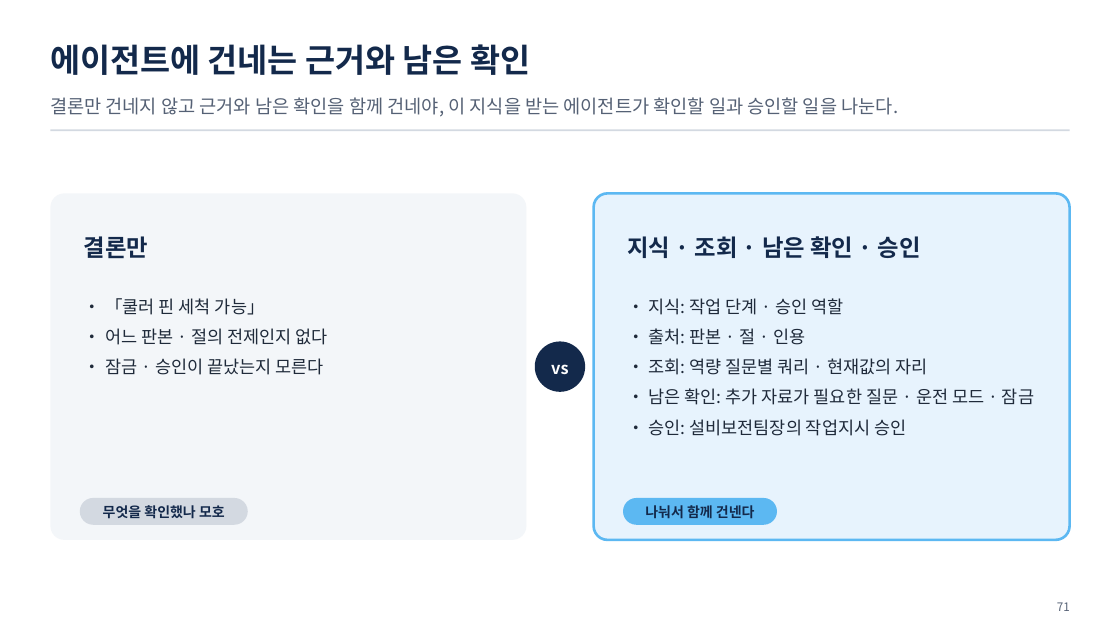
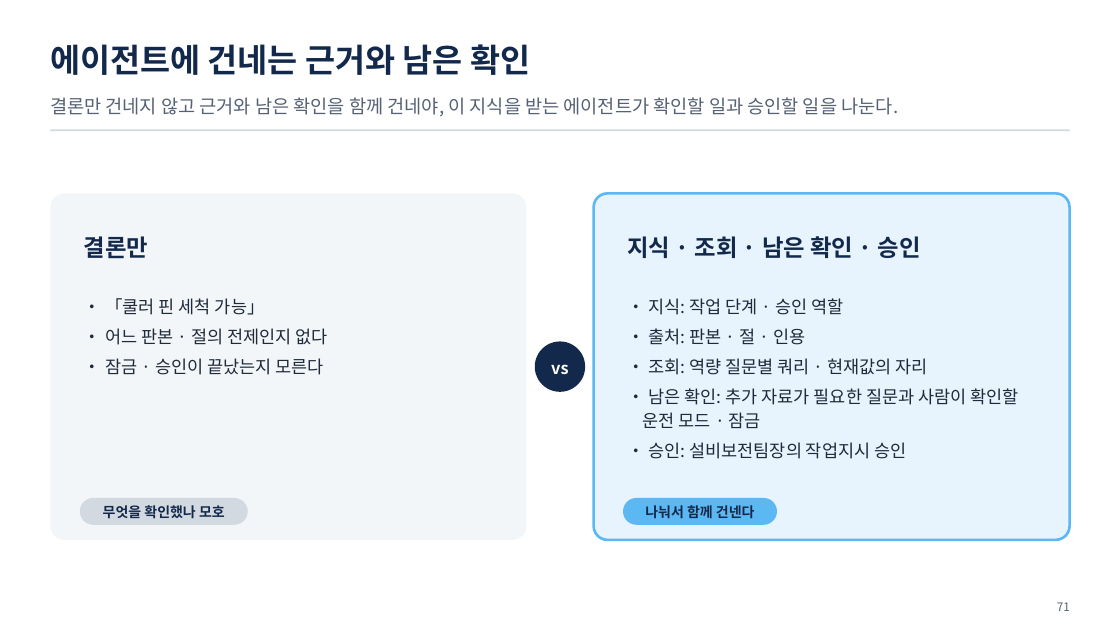
Before and after one commit to uengine-oss/hyd-iot-edu, a slide deck: slide 71 of workspace/강의제작/산출물/실전반/이론/03회차/실전반_03일차.pptx. Drawn at 1120x630 pixels with LibreOffice and Linux fonts; fonts in the diff are those of the drawing. Boxes give left, top, right and bottom in pixels: in the first picture for what was removed or moved away, otherwise in the second. Text is boxed around its words. In the diff, an @@ line names an element or a change of style, - is before the commit and + after.

Commit message:
실전반 3회차 V-10 · D-9 마무리 — 60 · 62장 화면에 기대 답과 견준 결과 · 전후 그래프 비교, 71장 「잠금」 낱말 떨어짐 고침(장확정 79/79) · 02편 41 · 43장과 03편(55~79장) 영상 제작 입력(강조 28 · 18 · 장별점검표 79/79 · 쉼 23구획 · 제작 명령 절)

```diff
--- a/workspace/강의제작/산출물/실전반/이론/03회차/실전반_03일차.pptx
+++ b/workspace/강의제작/산출물/실전반/이론/03회차/실전반_03일차.pptx
@@ text at [643, 388, 1018, 428]: text changed @@
-• 남은 확인: 추가 자료가 필요한 질문 · 운전 모드 · 잠금
+• 남은 확인: 추가 자료가 필요한 질문과 사람이 확인할 운전 모드 · 잠금
```
Also in this commit, not shown: 2 other slides changed, 29 other files.
